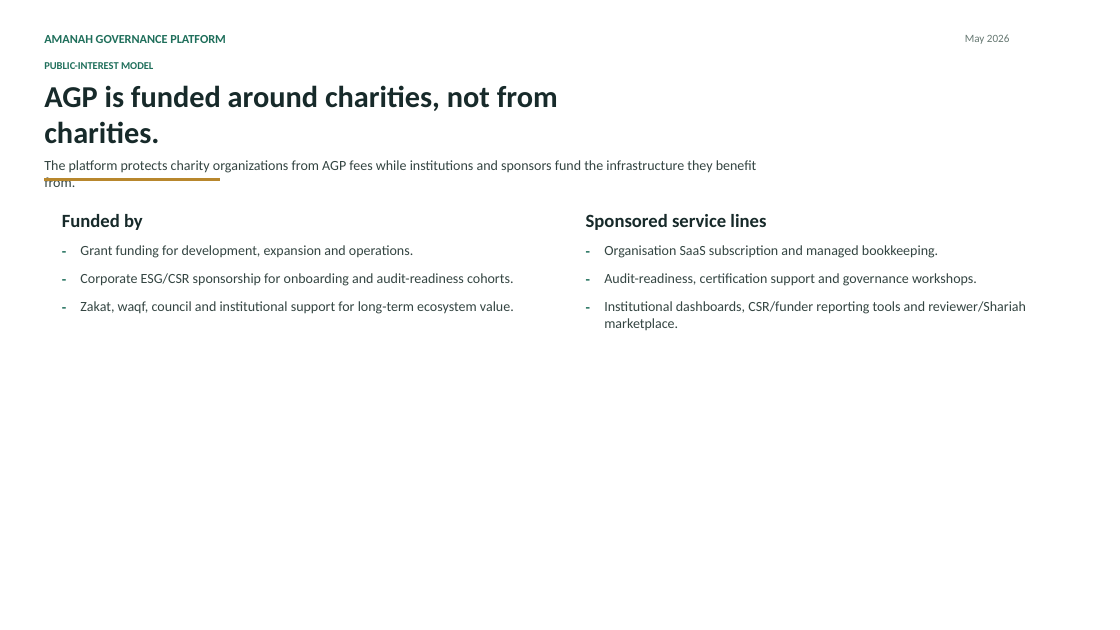
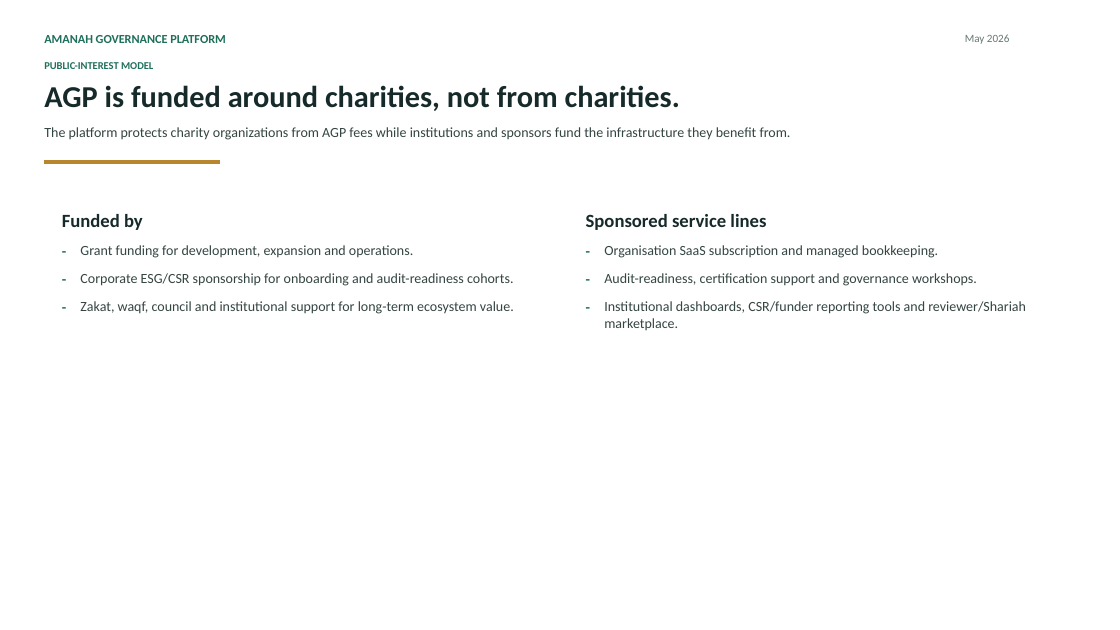
Before and after one commit to EffortEdutech/AmanahGP, a slide deck: slide 6 of docs/pitch/2026-05-08-0645pm-usm/AGP_USM_OrgBehaviour_Pitch_Deck_reformatted.pptx. Drawn at 1120x630 pixels with LibreOffice and Linux fonts; fonts in the diff are those of the drawing. Boxes give left, top, right and bottom in pixels: in the first picture for what was removed or moved away, otherwise in the second. Text is boxed around its words. In the diff, an @@ line names an element or a change of style, - is before the commit and + after.

```diff
--- a/docs/pitch/2026-05-08-0645pm-usm/AGP_USM_OrgBehaviour_Pitch_Deck_reformatted.pptx
+++ b/docs/pitch/2026-05-08-0645pm-usm/AGP_USM_OrgBehaviour_Pitch_Deck_reformatted.pptx
@@ text "AGP is funded around charities, ..." rewrapped from (44,85,558,144) to (44,85,680,111) @@
@@ text "The platform protects charity organizations ..." rewrapped from (44,160,757,173) to (44,127,791,140) @@
@@ rectangle: place and size @@
-rectangle at (44,179,219,181)
+rectangle at (44,161,219,164)
```
Also in this commit, not shown: 11 other slides changed, 18 other files.
